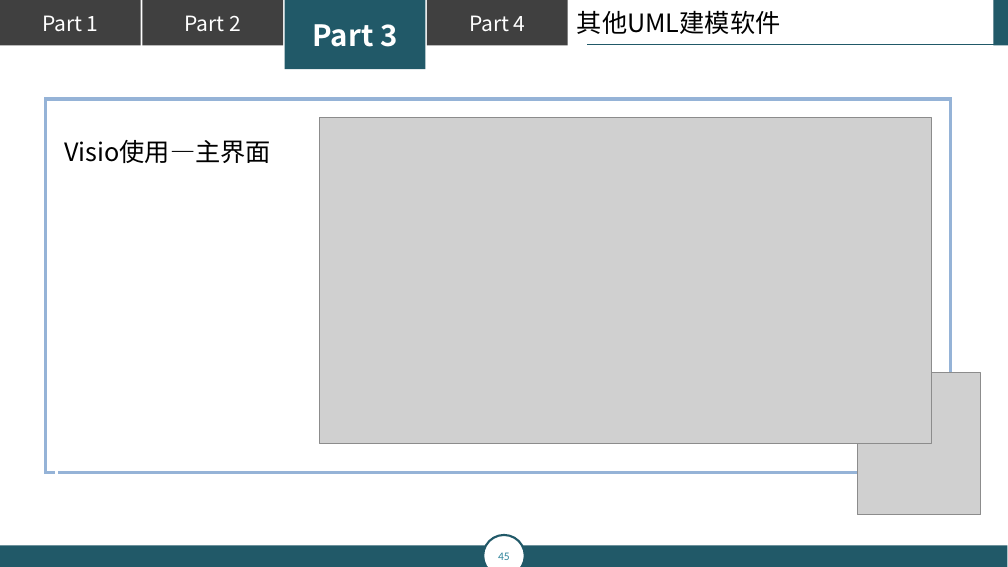
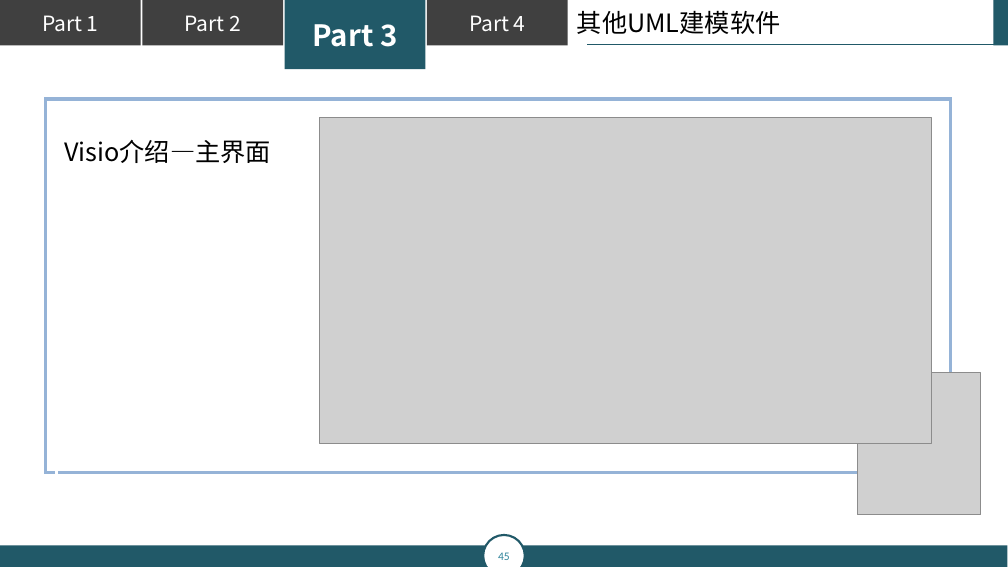
Before and after one commit to popopoi/PRD2018-G07, a slide deck: slide 45 of 翻转课堂PPT/PRD2018-G07-第五周翻转课堂PPT.pptx. Drawn at 1008x567 pixels with LibreOffice and Linux fonts; fonts in the diff are those of the drawing; grey boxes stand for pictures. Boxes give left, top, right and bottom in pixels: in the first picture for what was removed or moved away, otherwise in the second. Text is boxed around its words. In the diff, an @@ line names an element or a change of style, - is before the commit and + after.

```diff
--- a/翻转课堂PPT/PRD2018-G07-第五周翻转课堂PPT.pptx
+++ b/翻转课堂PPT/PRD2018-G07-第五周翻转课堂PPT.pptx
@@ text at bbox=[64, 140, 271, 163]: text changed @@
-Visio使用—主界面
+Visio介绍—主界面
```
Also in this commit, not shown: 5 other slides changed, 2 slides added.
